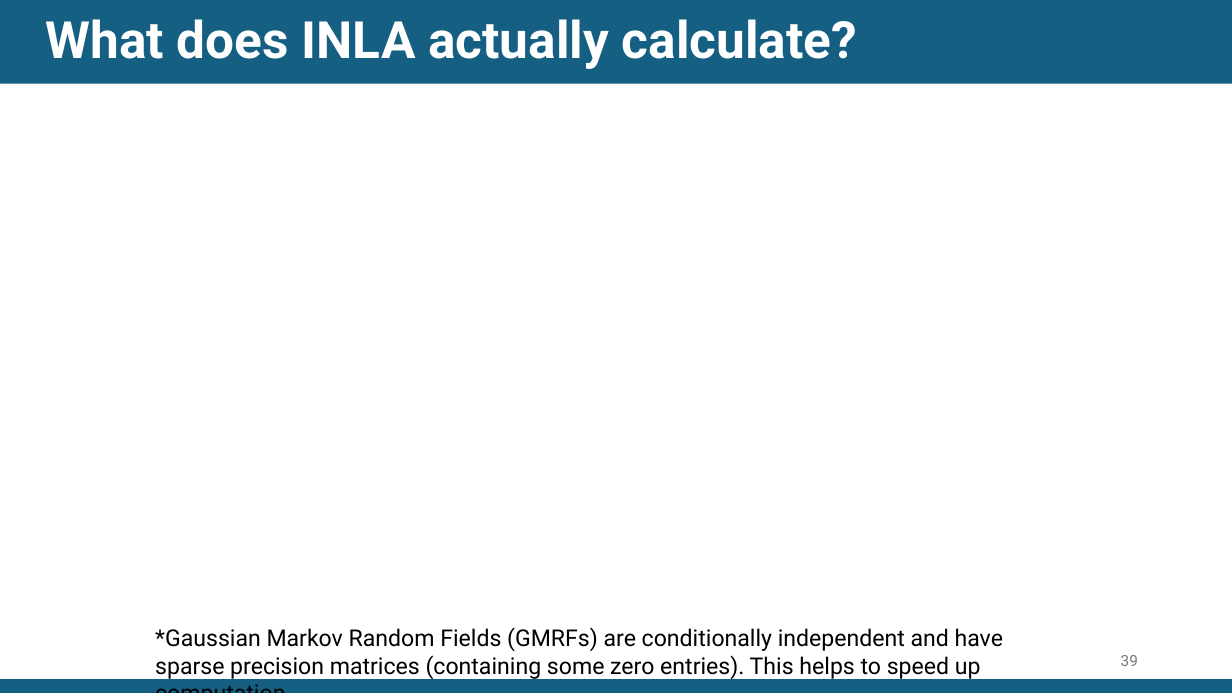
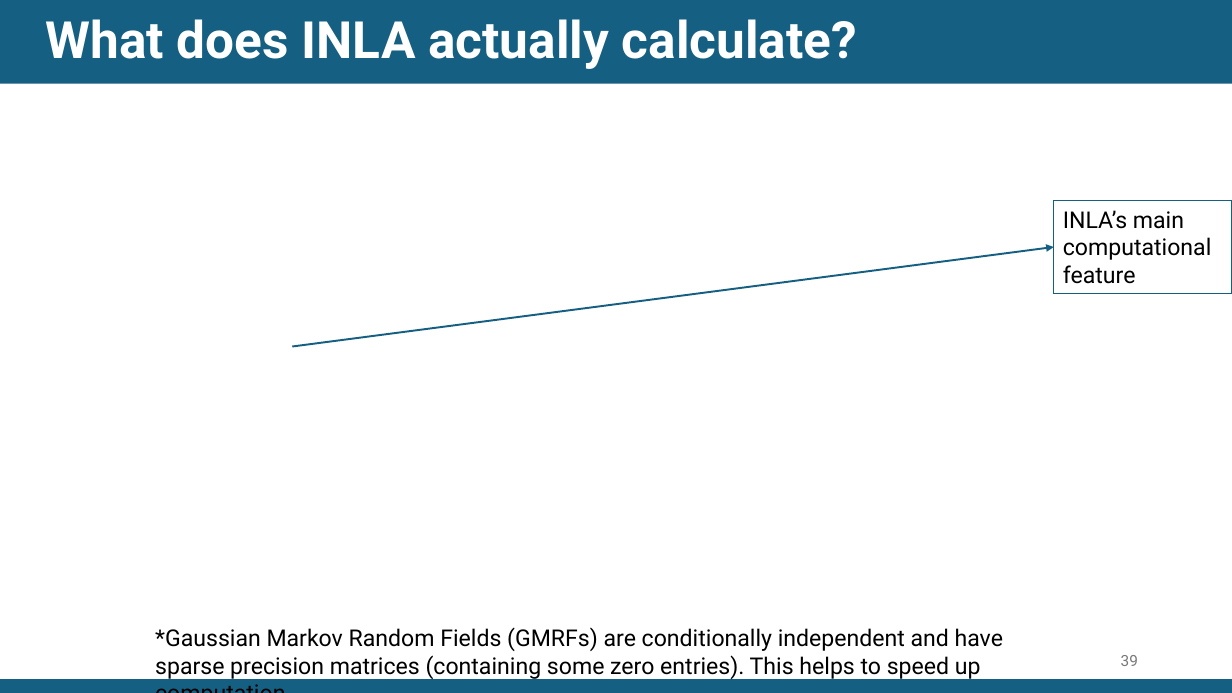
Before and after one commit to EdsonUtazi/CISON_Workshop_Nigeria, a slide deck: slide 39 of Day 1 files/Bayesian inference and computation using INLA and inlabru.pptx. Drawn at 1232x693 pixels with LibreOffice and Linux fonts; fonts in the diff are those of the drawing; grey boxes stand for pictures. Boxes give left, top, right and bottom in pixels: in the first picture for what was removed or moved away, otherwise in the second. Text is boxed around its words. In the diff, an @@ line names an element or a change of style, - is before the commit and + after.

```diff
--- a/Day 1 files/Bayesian inference and computation using INLA and inlabru.pptx
+++ b/Day 1 files/Bayesian inference and computation using INLA and inlabru.pptx
@@ rectangle added at [1054, 201, 1232, 294], outline #156082 0.75 pt, 18 pt, text #000000 @@
+INLA’s main computational feature
@@ arrow added from (292, 347) to (1054, 247), #156082 1.5 pt @@
```
Also in this commit, not shown: 5 other slides changed, 1 slide added, 1 slide removed.
